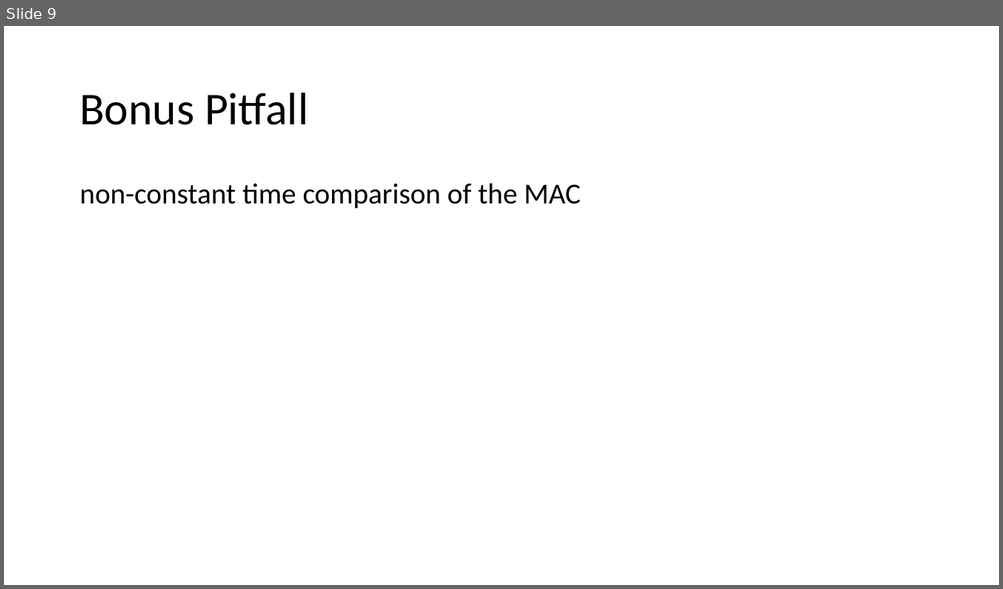
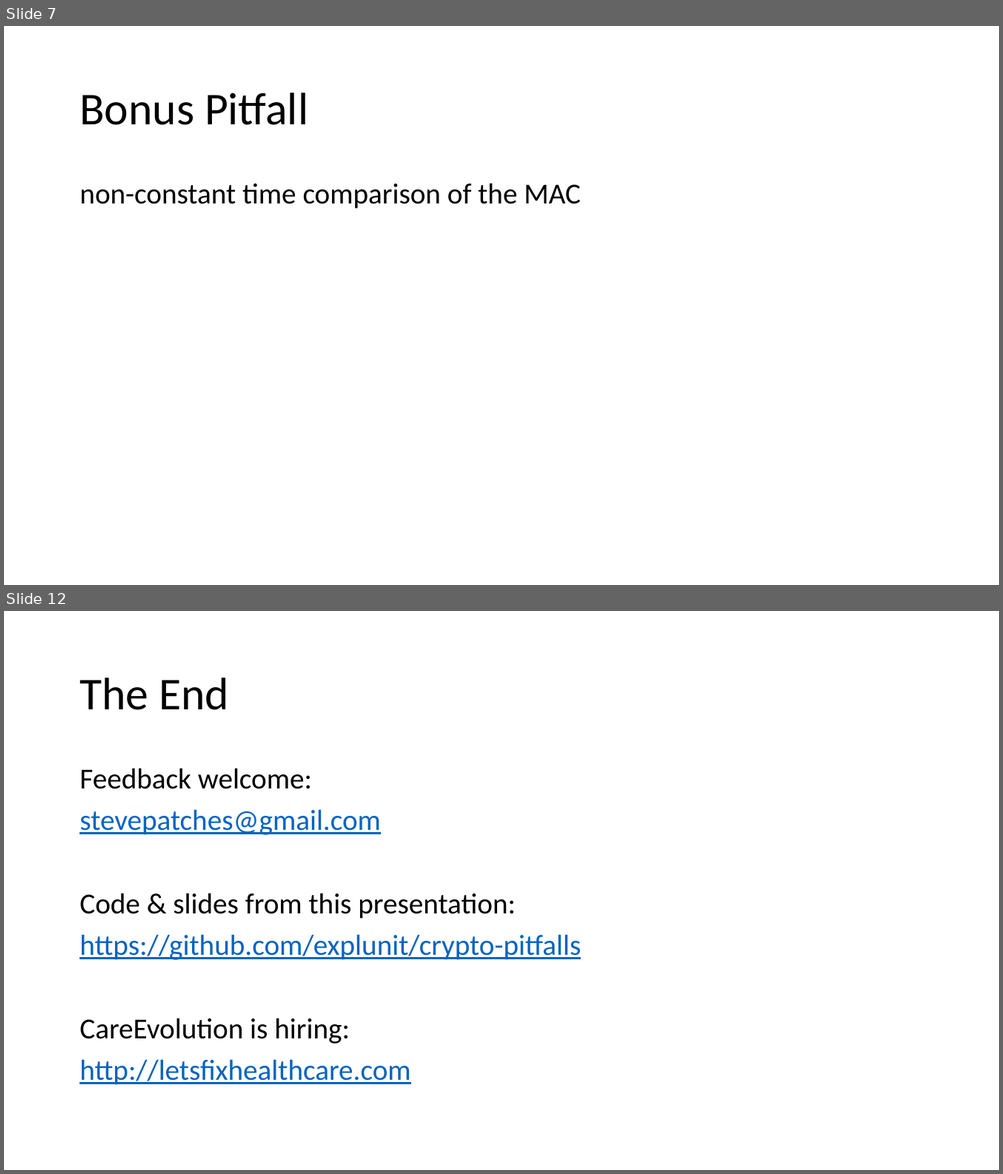
Before and after one commit to explunit/crypto-pitfalls, a slide deck: Presentation/Crypto-Pitfalls.pptx. Shown one above the other, each under a label of ours: slide 9 before the commit, slides 7 and 12 after it; the slides between them are not shown. The pictures are 1003x589 and 1003x1174 pixels, drawn with LibreOffice and Linux fonts; fonts in the diff are those of the drawing. Boxes give left, top, right and bottom in pixels: in the first picture for what was removed or moved away, otherwise in the second. Text is boxed around its words. In the diff, an @@ line names an element or a change of style, - is before the commit and + after.

```diff
--- a/Presentation/Crypto-Pitfalls.pptx
+++ b/Presentation/Crypto-Pitfalls.pptx
@@ slide 12 added at (4,611,999,1170), background #FFFFFF @@
@@ title added at (79,678,229,710), 44 pt, text #000000 @@
+The End
@@ text added at (79,768,580,1085), 28 pt, text #0563C1, underline @@
+Feedback welcome:
+stevepatches@gmail.com
+Code & slides from this presentation:
+https://github.com/explunit/crypto-pitfalls
+CareEvolution is hiring:
+http://letsfixhealthcare.com
@@ what was slide 9 is now slide 7 @@
```
Also in this commit, not shown: 6 slides changed, 1 other slide added, 1 slide removed, 3 other files.
